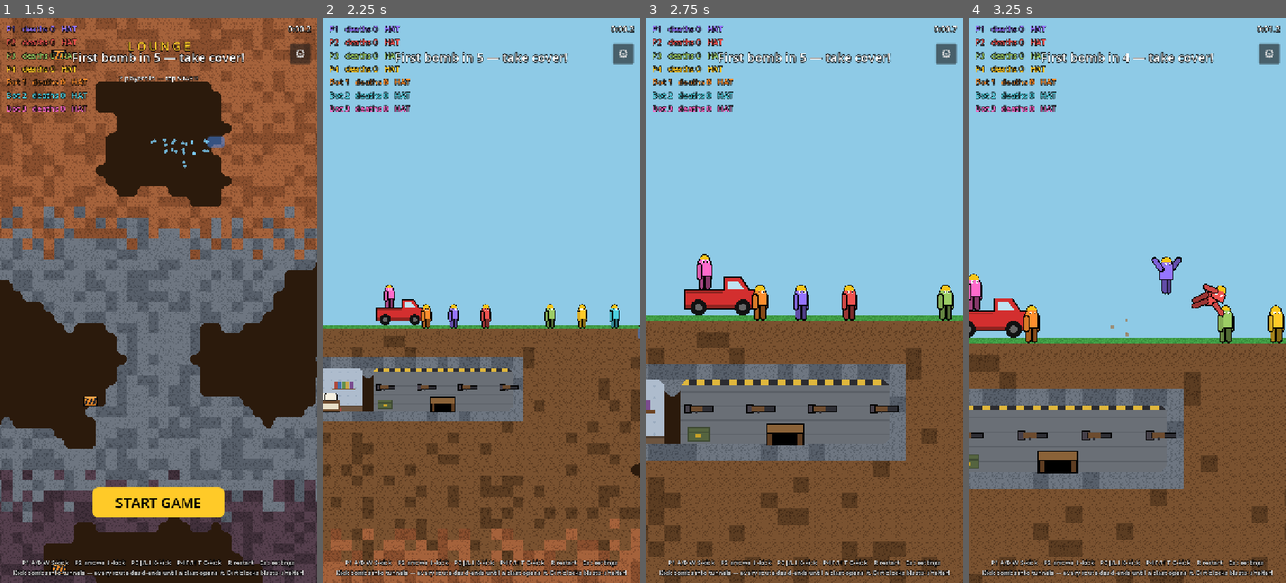
Above: before the commit, frames 1-4 (left to right).
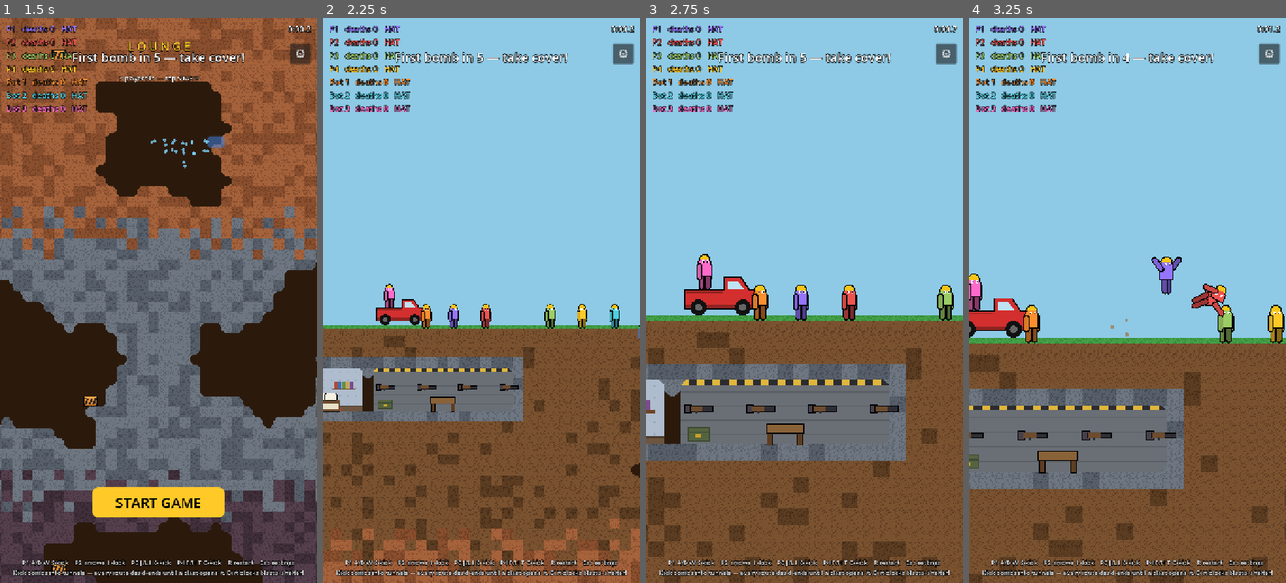
Above: after the commit, the same moments.

Repository: uchy4/dummy
Game: Godot game, scene res://scenes/menu.tscn
The game is run twice, just before and just after one commit, with the same random seed, the same clock (stepped at 60 frames per second) and the same inputs.
Inputs (mouse positions are in pixels of both pictures, inside the frame that each line leads up to):
- Up to frame 1 (1.5 s): click (126, 323) at 0.52 s; type "12" at 0.6 s; click "HOST GAME" at 1.25 s
- Up to frame 2 (2.25 s): click "START GAME" at 2 s
- Up to frame 3 (2.75 s): no input
- Up to frame 4 (3.25 s): tap Enter (ui_accept) at 2.75 s; move the mouse to (1197, 272) at 2.77 s; hold D (p1_right) from 2.78 s (still down); hold S (p1_kick) from 2.78 s (still down); click (1197, 272) at 2.92 s; tap W (p1_jump) at 3.02 s

Frame 1 is identical in both runs. In frame 2, less than 0.1% of the frame differs, in the area x 19-94%, y 47-70%; in frame 3, 0.2%; in frame 4, 0.2%, in the area x 0-99%, y 42-81%.

Commit message:
Black outline around the hard hat; table under-box made transparent
- Hat: the black backing dome is enlarged (r5.9) and centered on the
  yellow dome, so a clean ~1px black rim rings the hat even on a
  yellow character. Native figure, ragdoll rig, and web drawGuy match.
- Table: drop the full-size black silhouette box that filled the gaps
  between the legs (it read as a solid black slab). The tabletop and
  each leg now carry their own thin outline, so the space under the
  top stays see-through and it looks like a table.

Co-Authored-By: Claude Opus 4.8 <noreply@anthropic.com>
Claude-Session: https://claude.ai/code/session_01QSJudmCHT44WHN37u3ZpBk

Diff:
--- a/bomb-shelter/scripts/furniture.gd
+++ b/bomb-shelter/scripts/furniture.gd
@@ -107,13 +107,17 @@
 
 
 func _build_table(size: Vector2) -> void:
-	add_child(_rect_poly(size + Vector2(2, 2), Color.BLACK))
-	add_child(_rect_poly(Vector2(size.x, size.y * 0.4), Color("8a6238"),
-		Vector2(0, -size.y * 0.3)))  # tabletop slab
+	# No full-size black backing — the gap under the top stays see-through
+	# so it reads as a table, not a black slab. Each piece outlines itself.
+	var top_size := Vector2(size.x, size.y * 0.4)
+	var top_off := Vector2(0, -size.y * 0.3)
 	var leg_h := size.y * 0.55
 	for side in [-1.0, 1.0]:
-		add_child(_rect_poly(Vector2(4, leg_h), Color("5e3d22"),
-			Vector2(side * (size.x / 2.0 - 3.0), size.y / 2.0 - leg_h / 2.0)))
+		var leg_off := Vector2(side * (size.x / 2.0 - 3.0), size.y / 2.0 - leg_h / 2.0)
+		add_child(_rect_poly(Vector2(4, leg_h) + Vector2(2, 2), Color.BLACK, leg_off))
+		add_child(_rect_poly(Vector2(4, leg_h), Color("5e3d22"), leg_off))
+	add_child(_rect_poly(top_size + Vector2(2, 2), Color.BLACK, top_off))  # top outline
+	add_child(_rect_poly(top_size, Color("8a6238"), top_off))  # tabletop slab
 
 
 func _build_chair(size: Vector2) -> void:
--- a/bomb-shelter/scripts/net_hub.gd
+++ b/bomb-shelter/scripts/net_hub.gd
@@ -654,7 +654,7 @@
  ctx.fillRect(x-6,y-7,12,10);
  if(col2&&col2!==col){ctx.fillStyle=col2;ctx.fillRect(x-6,y-5,12,2.5);ctx.fillRect(x-6,y-0.5,12,2.5);}
  if(armor){// hard hat: flat-bottomed dome, no brim over the eyes
-  ctx.fillStyle="#000";ctx.beginPath();ctx.arc(x,y-12.4,5.4,Math.PI,0);ctx.closePath();ctx.fill();
+  ctx.fillStyle="#000";ctx.beginPath();ctx.arc(x,y-12.2,5.9,Math.PI,0);ctx.closePath();ctx.fill();
   ctx.fillStyle="#f5c518";ctx.beginPath();ctx.arc(x,y-12.2,4.8,Math.PI,0);ctx.closePath();ctx.fill();}
  var fx=face;
  ctx.fillStyle="#fff";ctx.fillRect(x-3+fx,y-12,2,3);ctx.fillRect(x+1+fx,y-12,2,3);
--- a/bomb-shelter/scripts/player.gd
+++ b/bomb-shelter/scripts/player.gd
@@ -632,7 +632,7 @@
 	if hat:
 		# The safety-yellow hard hat: a flat-bottomed dome capping the head
 		# (no brim — nothing covers the eyes). A lethal blast knocks it off.
-		_fig_dome(ci, o + Vector2(0, -12.4), 5.4, Color.BLACK)
+		_fig_dome(ci, o + Vector2(0, -12.2), 5.9, Color.BLACK)
 		_fig_dome(ci, o + Vector2(0, -12.2), 4.8, Color("f5c518"))
 	var fx := f * 1.0
 	ci.draw_rect(Rect2(o.x - 3 + fx, o.y - 12, 2, 3), Color.WHITE)
--- a/bomb-shelter/scripts/ragdoll.gd
+++ b/bomb-shelter/scripts/ragdoll.gd
@@ -39,8 +39,8 @@
 	var head := _part_dome(Vector2(0, -11) * s, Vector2(11.8, 9) * s, color)
 	_decorate_head(head)
 	if hat:
-		var hb := _dome_poly(5.4 * s, 0.0, Color.BLACK)
-		hb.position = Vector2(0, -4.4) * s
+		var hb := _dome_poly(5.9 * s, 0.0, Color.BLACK)
+		hb.position = Vector2(0, -4.2) * s
 		head.add_child(hb)
 		var hy := _dome_poly(4.8 * s, 0.0, Color("f5c518"))
 		hy.position = Vector2(0, -4.2) * s
